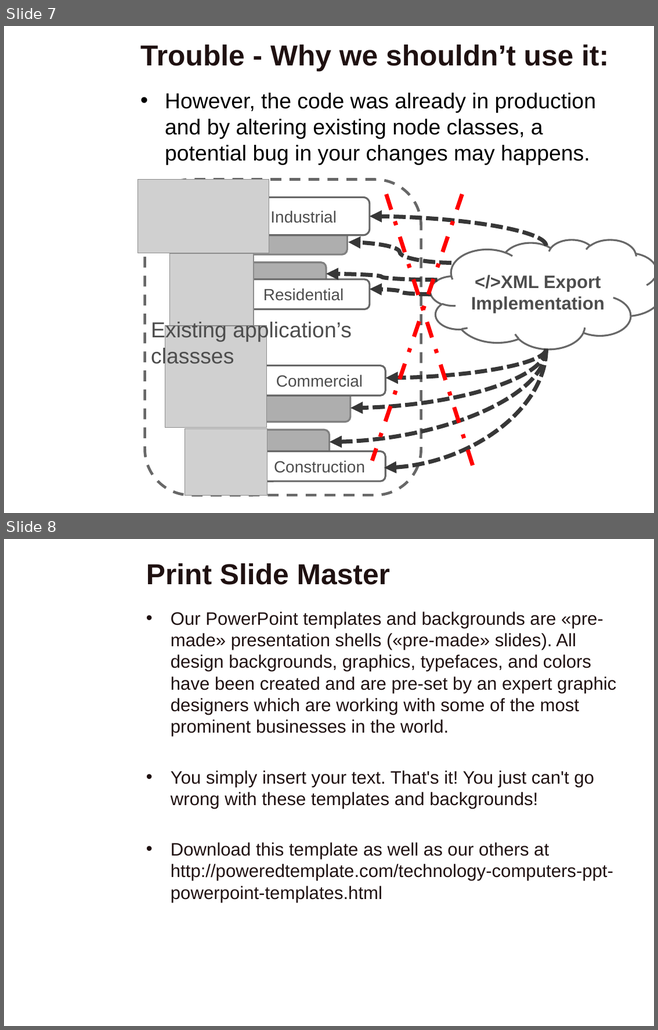
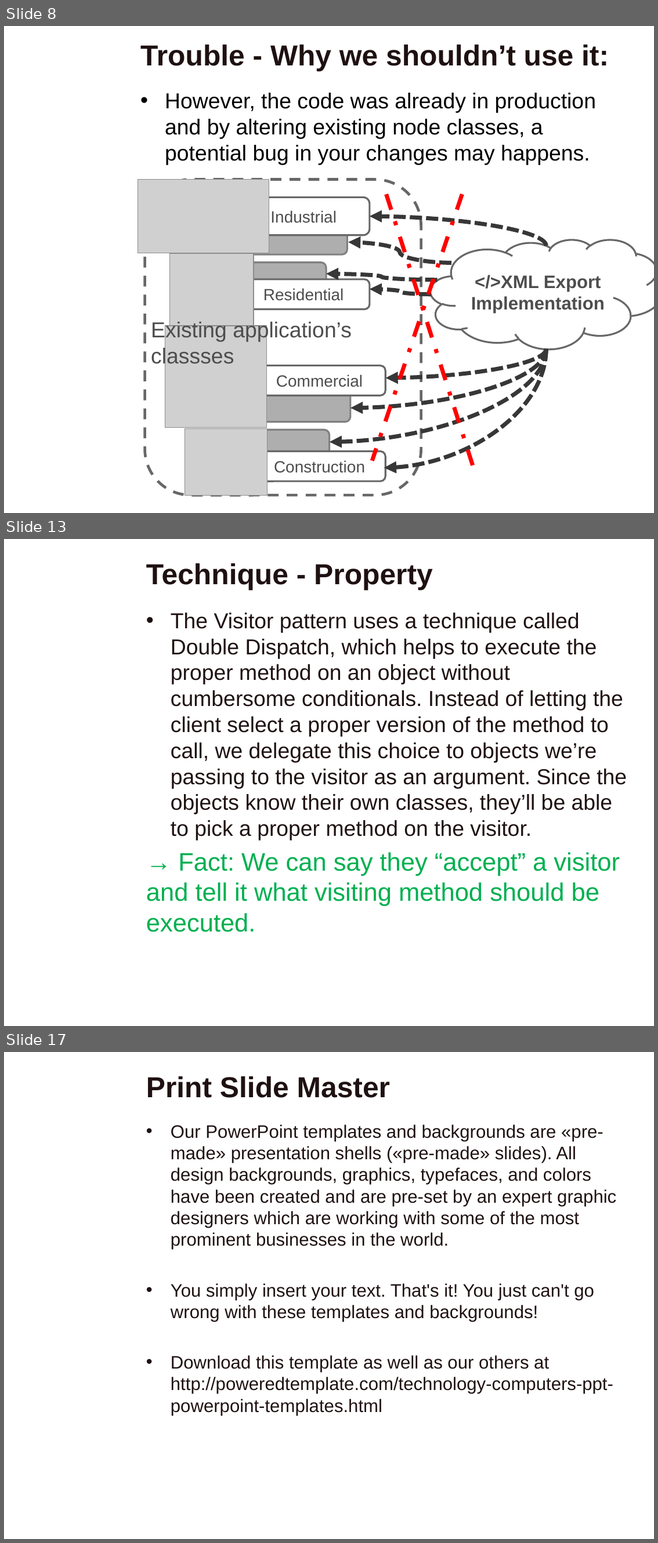
Before and after one commit to VThanhPhuc/CS202-Group-9, a slide deck: Design Pattern.pptx. Shown one above the other, each under a label of ours: slides 7 and 8 before the commit, slides 8, 13 and 17 after it; the slides between them are not shown. The pictures are 658x1030 and 658x1543 pixels, drawn with LibreOffice and Linux fonts; fonts in the diff are those of the drawing; grey boxes stand for pictures; background and template pictures are left out. Boxes give left, top, right and bottom in pixels: in the first picture for what was removed or moved away, otherwise in the second. Text is boxed around its words. In the diff, an @@ line names an element or a change of style, - is before the commit and + after.

```diff
--- a/Design Pattern.pptx
+++ b/Design Pattern.pptx
@@ slide 13 added at (4, 539, 654, 1026), background picture (left out) @@
@@ title added at (146, 563, 433, 590), 32 pt, text #1F1111, bold @@
+Technique - Property
@@ text added at (146, 613, 626, 932), 24 pt, text #1F1111 @@
+• The Visitor pattern uses a technique called Double Dispatch, which helps to execute the proper method on an object without cumbersome conditionals. Instead of letting the client select a proper version of the method to call, we delegate this choice to objects we’re passing to the visitor as an argument. Since the objects know their own classes, they’ll be able to pick a proper method on the visitor.
+→ Fact: We can say they “accept” a visitor and tell it what visiting method should be executed.
@@ what was slide 7 is now slide 8 @@
@@ what was slide 8 is now slide 17 @@
```
Also in this commit, not shown: 1 slide changed, 8 other slides added.
